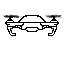
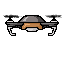
Two versions of the same layered image (64x64). Layer-by-layer changes:
added layer "Layer 5" above "Layer 2" over [7, 16, 57, 35]
